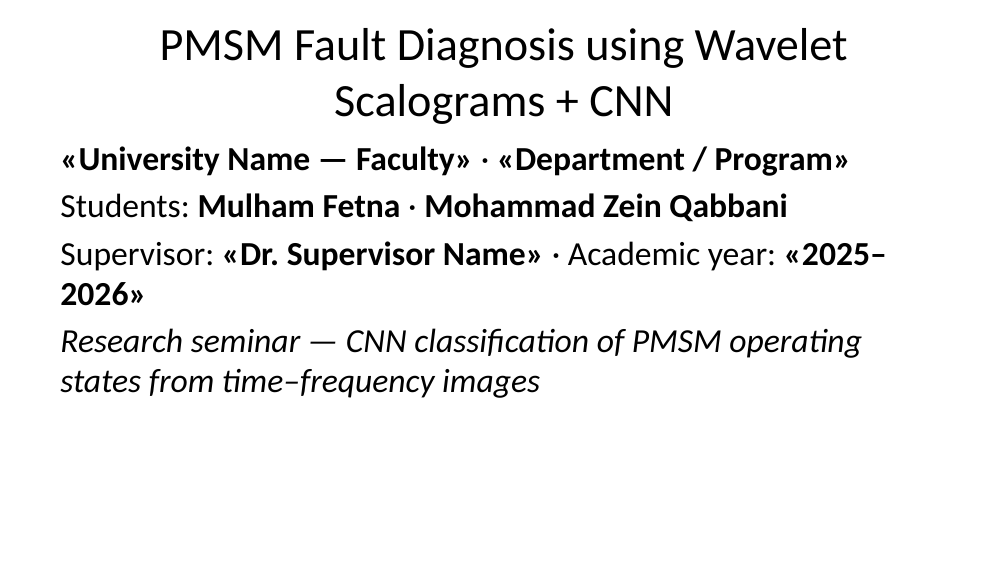
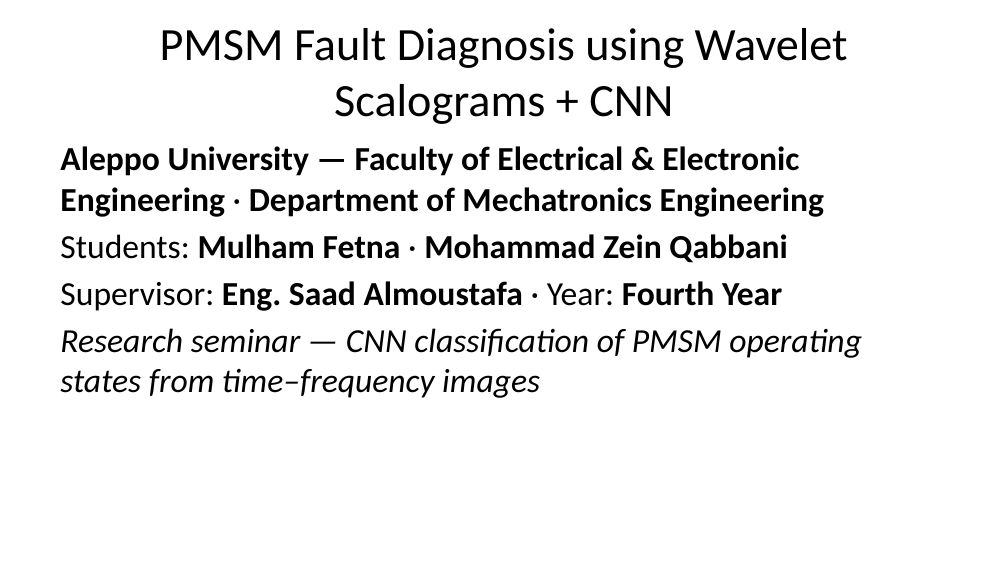
Before and after one commit to molhamfetnah/pmsm-fault-diagnosis-cnn-scalogram, a slide deck: slide 2 of docs/build/slides.pptx. Drawn at 1008x567 pixels with LibreOffice and Linux fonts; fonts in the diff are those of the drawing. Boxes give left, top, right and bottom in pixels: in the first picture for what was removed or moved away, otherwise in the second. Text is boxed around its words. In the diff, an @@ line names an element or a change of style, - is before the commit and + after.

```diff
--- a/docs/build/slides.pptx
+++ b/docs/build/slides.pptx
@@ text at bbox=[60, 146, 825, 217]: text changed @@
-«University Name — Faculty» · «Department / Program»
+Aleppo University — Faculty of Electrical & Electronic Engineering · Department of Mechatronics Engineering
@@ text at bbox=[60, 281, 782, 311]: text changed @@
-Supervisor: «Dr. Supervisor Name» · Academic year: «2025–2026»
+Supervisor: Eng. Saad Almoustafa · Year: Fourth Year
```
Also in this commit, not shown: 22 other files.
